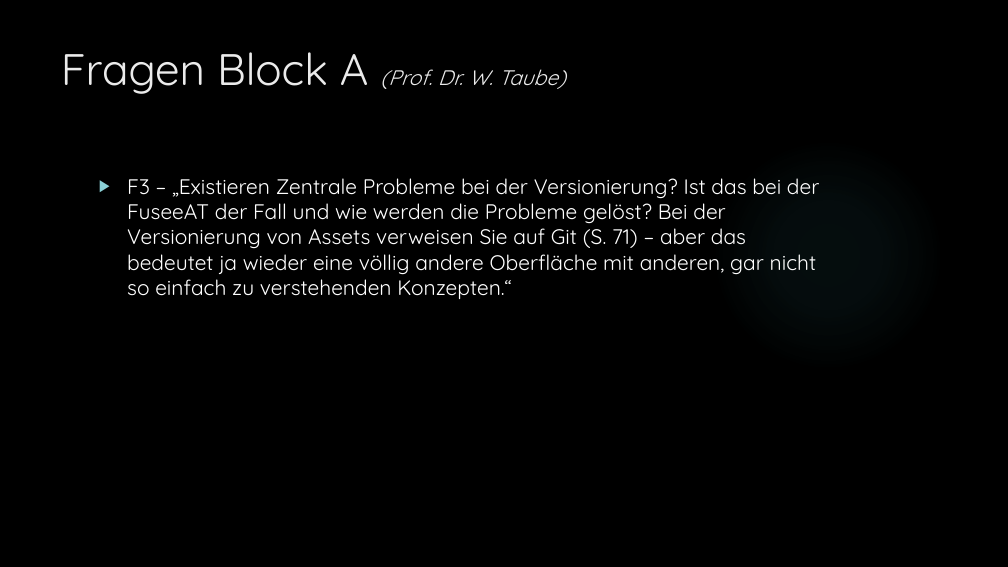
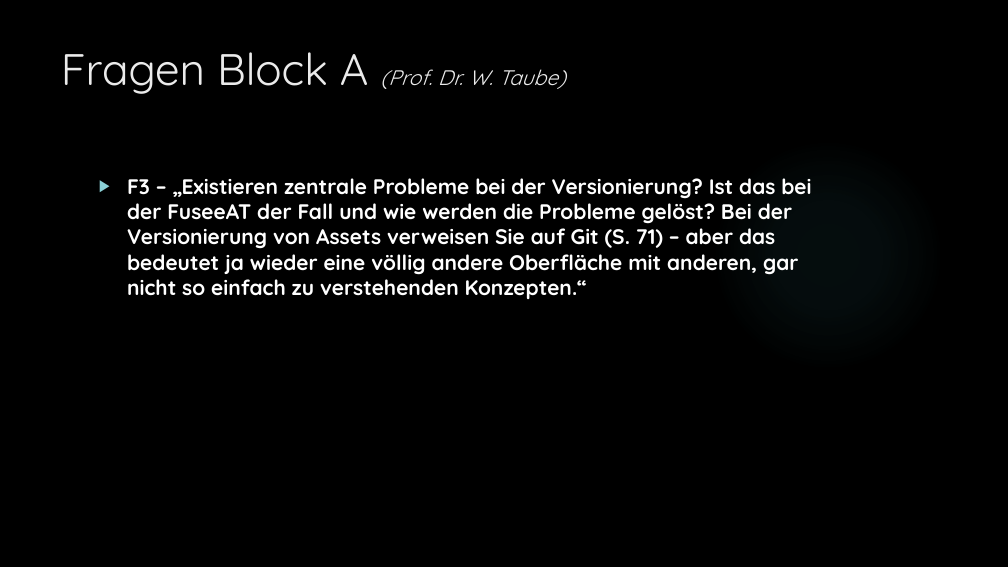
Before and after one commit to dNovel/MasterThesisWS1415, a slide deck: slide 22 of Disputation/Praesentation_DominikSteffen.pptx. Drawn at 1008x567 pixels with LibreOffice and Linux fonts; fonts in the diff are those of the drawing; background and template pictures are left out. Boxes give left, top, right and bottom in pixels: in the first picture for what was removed or moved away, otherwise in the second. Text is boxed around its words. In the diff, an @@ line names an element or a change of style, - is before the commit and + after.

```diff
--- a/Disputation/Praesentation_DominikSteffen.pptx
+++ b/Disputation/Praesentation_DominikSteffen.pptx
@@ text at (127,178,811,299): text changed; bold on @@
-▶ F3 – „Existieren Zentrale Probleme bei der Versionierung? Ist das bei der FuseeAT der Fall und wie werden die Probleme gelöst? Bei der Versionierung von Assets verweisen Sie auf Git (S. 71) – aber das bedeutet ja wieder eine völlig andere Oberfläche mit anderen, gar nicht so einfach zu verstehenden Konzepten.“
+▶ F3 – „Existieren zentrale Probleme bei der Versionierung? Ist das bei der FuseeAT der Fall und wie werden die Probleme gelöst? Bei der Versionierung von Assets verweisen Sie auf Git (S. 71) – aber das bedeutet ja wieder eine völlig andere Oberfläche mit anderen, gar nicht so einfach zu verstehenden Konzepten.“
```
Also in this commit, not shown: 27 other slides changed, 1 slide added, 1 slide removed, 1 other file.
